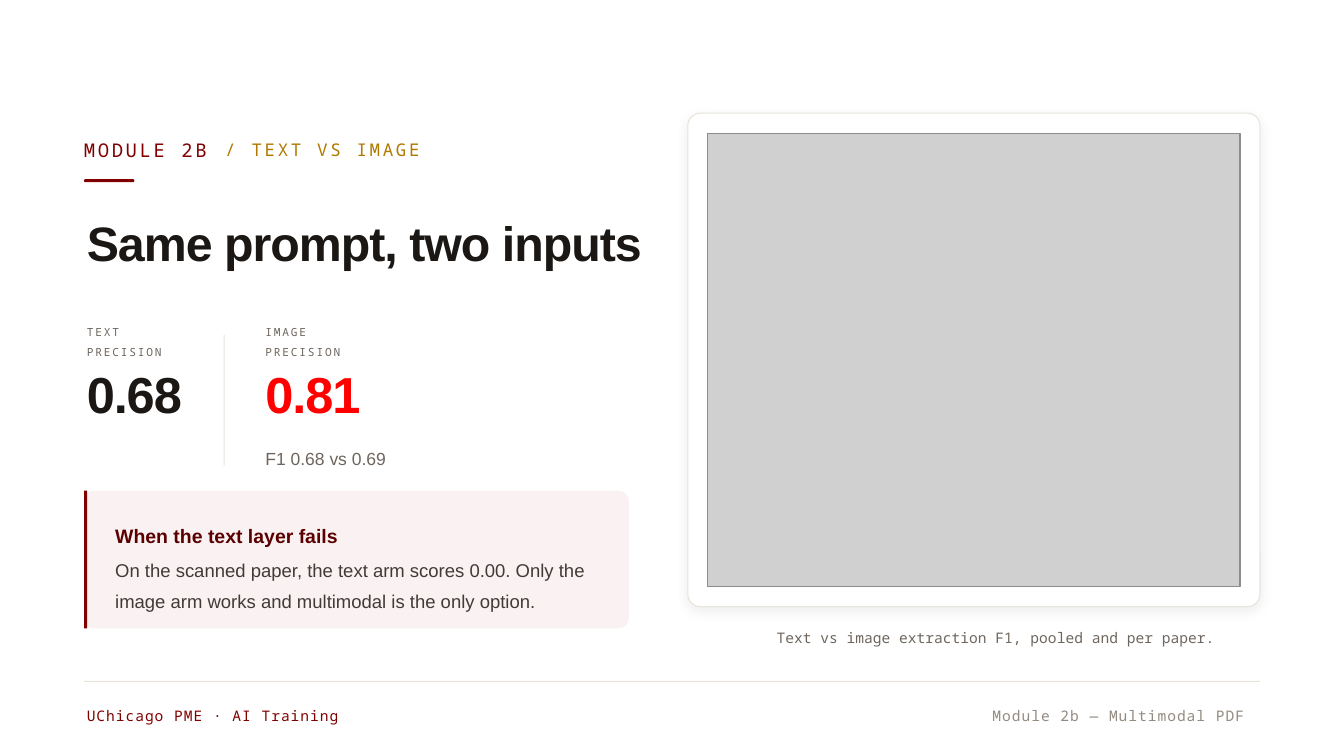
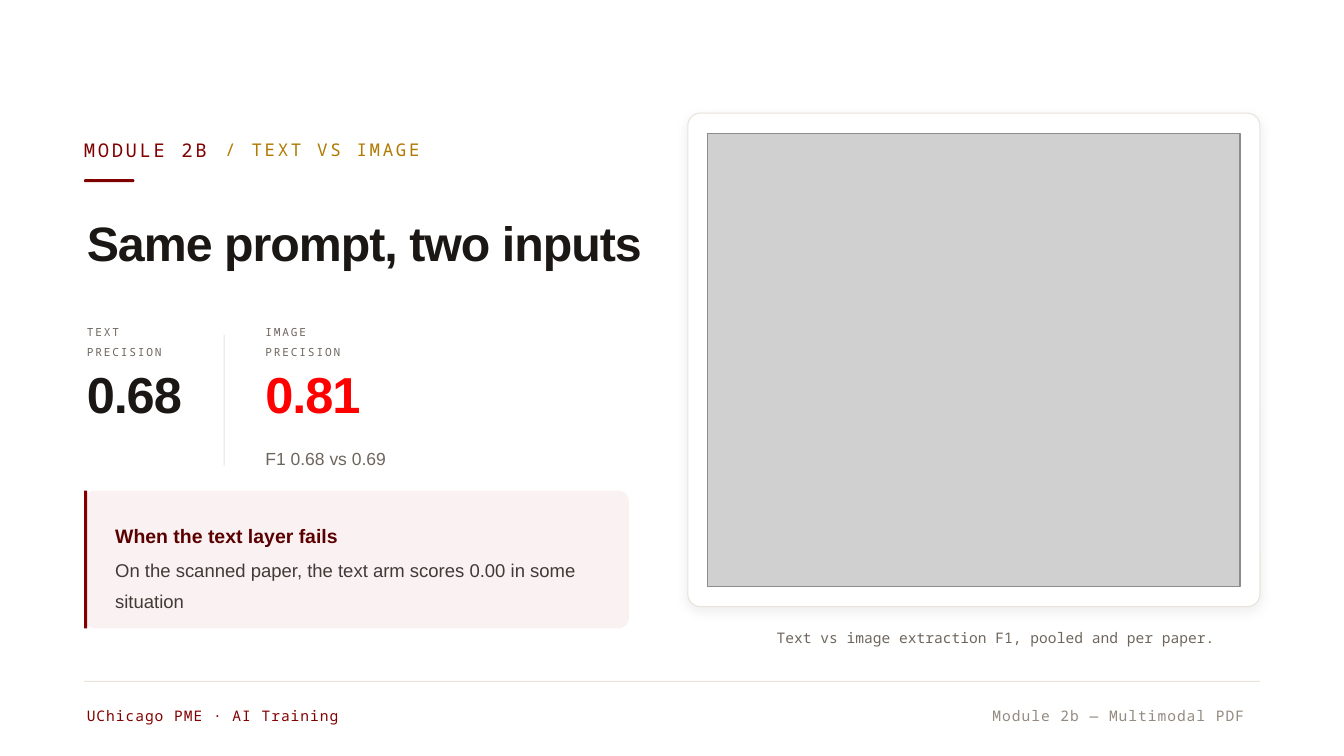
Before and after one commit to ruiding-uchicago/NRT_Training_Materials, a slide deck: slide 16 of UChicago-PME-AI-Training.pptx. Drawn at 1344x756 pixels with LibreOffice and Linux fonts; fonts in the diff are those of the drawing; grey boxes stand for pictures. Boxes give left, top, right and bottom in pixels: in the first picture for what was removed or moved away, otherwise in the second. Text is boxed around its words. In the diff, an @@ line names an element or a change of style, - is before the commit and + after.

```diff
--- a/UChicago-PME-AI-Training.pptx
+++ b/UChicago-PME-AI-Training.pptx
@@ text at (115,563,575,608): text changed @@
-On the scanned paper, the text arm scores 0.00. Only the image arm works and multimodal is the only option.
+On the scanned paper, the text arm scores 0.00 in some situation
```
Also in this commit, not shown: 2 other slides changed.
